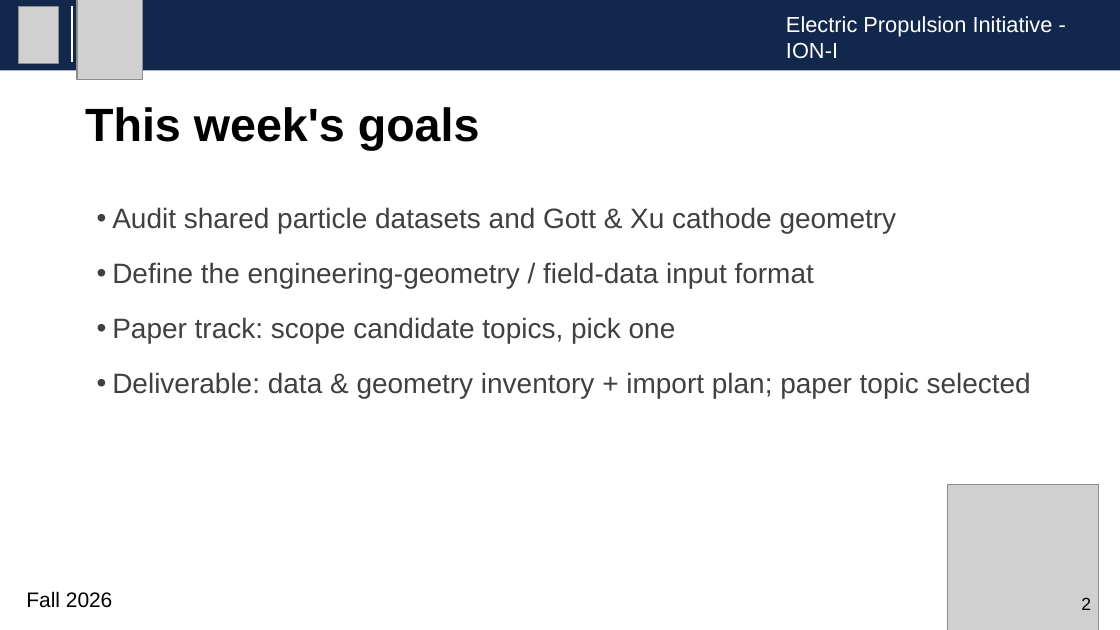
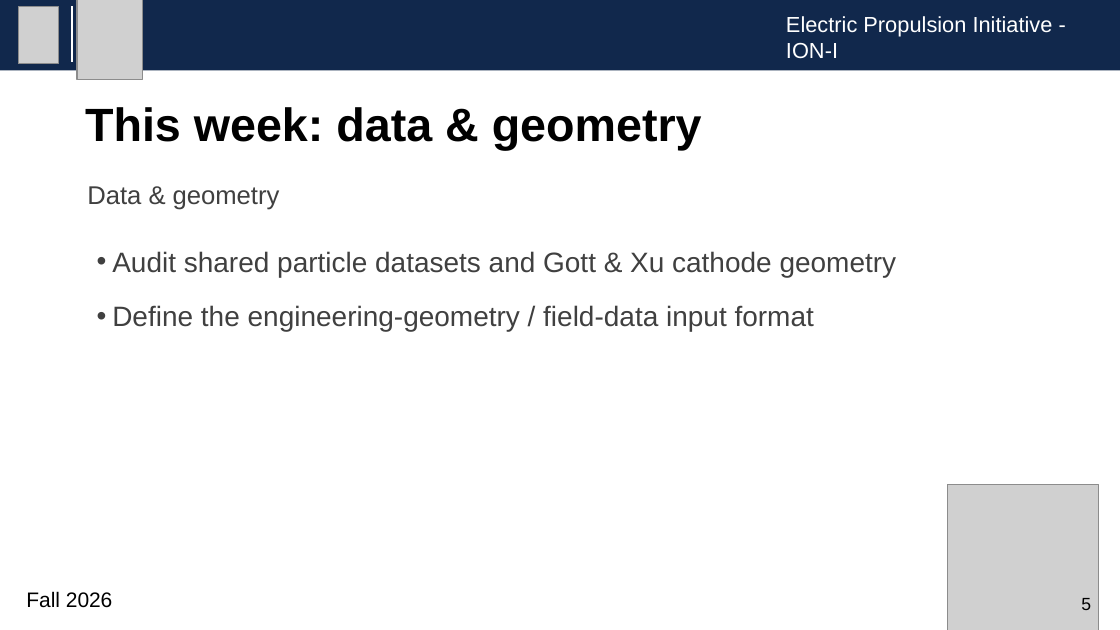
Before and after one commit to quyaoning/ioni-visual, a slide deck: slide 5 of Meeting Slides/2026-09-20_ioni-visual.pptx (slide 2 before the commit). Drawn at 1120x630 pixels with LibreOffice and Linux fonts; fonts in the diff are those of the drawing; grey boxes stand for pictures. Boxes give left, top, right and bottom in pixels: in the first picture for what was removed or moved away, otherwise in the second. Text is boxed around its words. In the diff, an @@ line names an element or a change of style, - is before the commit and + after.

Commit message:
Expand Week 2 meeting slide into a full 30-min agenda

```diff
--- a/Meeting Slides/2026-09-20_ioni-visual.pptx
+++ b/Meeting Slides/2026-09-20_ioni-visual.pptx
@@ title at <box>85,107,702,151</box>: text changed @@
-This week's goals
+This week: data & geometry
@@ text added at <box>87,186,280,210</box>, 16.5 pt, text #404040 @@
+Data & geometry
@@ text "Audit shared particle datasets and ...": place and size @@
-text "Audit shared particle datasets and ..." at <box>112,207,1031,398</box>
+text "Audit shared particle datasets and ..." at <box>112,251,897,332</box>
@@ text at <box>112,317,1031,398</box>: paragraphs removed @@
-• Paper track: scope candidate topics, pick one
-• Deliverable: data & geometry inventory + import plan; paper topic selected
@@ text at <box>1081,598,1091,610</box>: text changed @@
-2
+5
```
Also in this commit, not shown: 2 other slides changed, 9 slides added.
